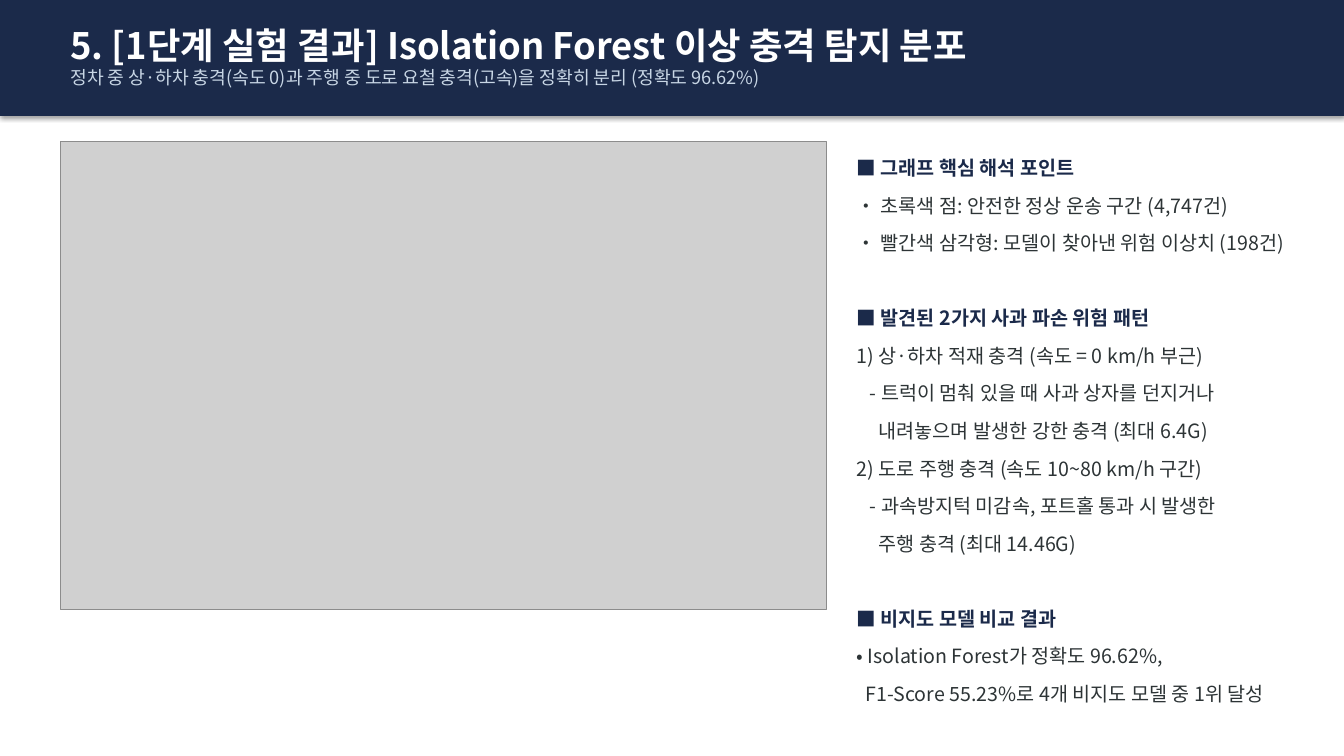
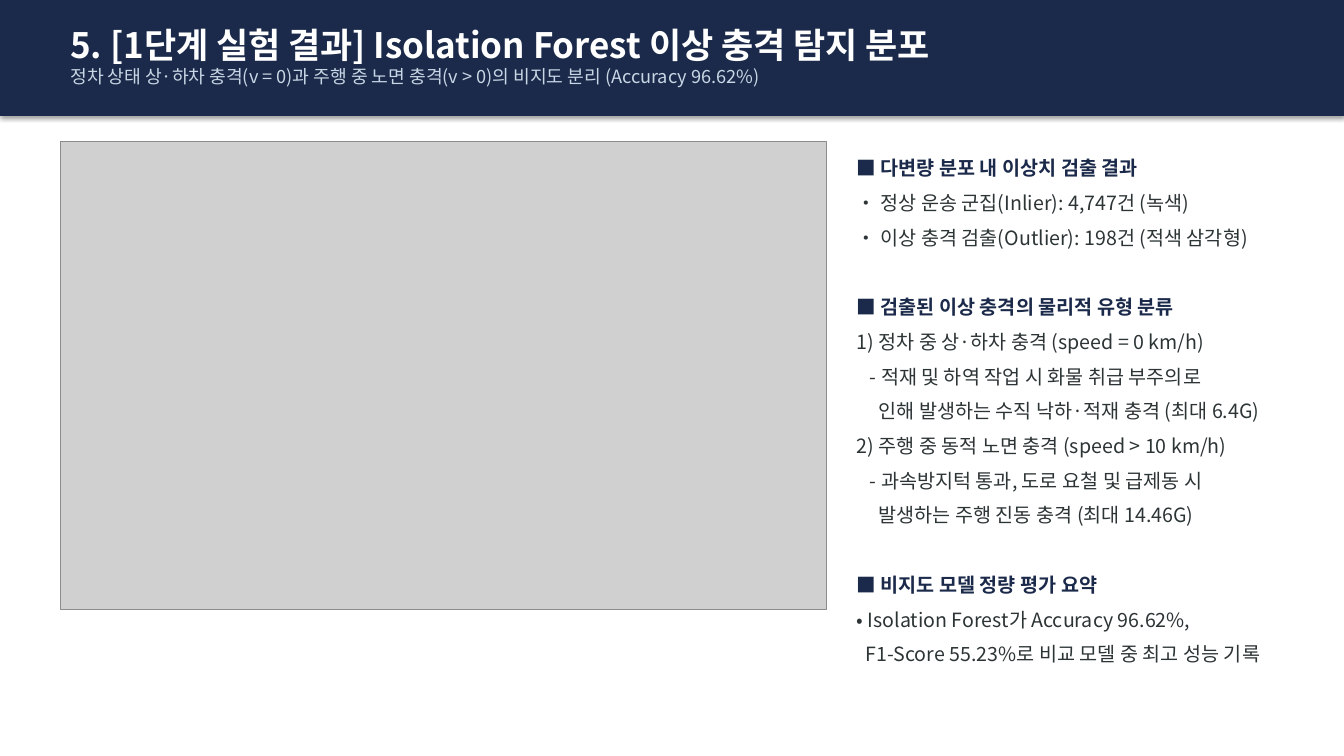
Before and after one commit to sungmin9910/prediction, a slide deck: slide 6 of 사과_운송_이상충격_예측_발표자료.pptx. Drawn at 1344x756 pixels with LibreOffice and Linux fonts; fonts in the diff are those of the drawing; grey boxes stand for pictures. Boxes give left, top, right and bottom in pixels: in the first picture for what was removed or moved away, otherwise in the second. Text is boxed around its words. In the diff, an @@ line names an element or a change of style, - is before the commit and + after.

```diff
--- a/사과_운송_이상충격_예측_발표자료.pptx
+++ b/사과_운송_이상충격_예측_발표자료.pptx
@@ text at [70, 28, 930, 64]: size 26 to 25 pt in "5. [1단계 실험 결과] Isolation Forest 이상 ..." @@
@@ text at [70, 68, 759, 87]: text changed @@
-정차 중 상·하차 충격(속도 0)과 주행 중 도로 요철 충격(고속)을 정확히 분리 (정확도 96.62%)
+정차 상태 상·하차 충격(v = 0)과 주행 중 노면 충격(v > 0)의 비지도 분리 (Accuracy 96.62%)
@@ text at [857, 158, 1260, 663]: text changed @@
-■ 그래프 핵심 해석 포인트
-• 초록색 점: 안전한 정상 운송 구간 (4,747건)
-• 빨간색 삼각형: 모델이 찾아낸 위험 이상치 (198건)
-■ 발견된 2가지 사과 파손 위험 패턴
-1) 상·하차 적재 충격 (속도 = 0 km/h 부근)
-- 트럭이 멈춰 있을 때 사과 상자를 던지거나
-내려놓으며 발생한 강한 충격 (최대 6.4G)
-2) 도로 주행 충격 (속도 10~80 km/h 구간)
-- 과속방지턱 미감속, 포트홀 통과 시 발생한
-주행 충격 (최대 14.46G)
-■ 비지도 모델 비교 결과
-• Isolation Forest가 정확도 96.62%,
-F1-Score 55.23%로 4개 비지도 모델 중 1위 달성
+■ 다변량 분포 내 이상치 검출 결과
+• 정상 운송 군집(Inlier): 4,747건 (녹색)
+• 이상 충격 검출(Outlier): 198건 (적색 삼각형)
+■ 검출된 이상 충격의 물리적 유형 분류
+1) 정차 중 상·하차 충격 (speed = 0 km/h)
+- 적재 및 하역 작업 시 화물 취급 부주의로
+인해 발생하는 수직 낙하·적재 충격 (최대 6.4G)
+2) 주행 중 동적 노면 충격 (speed > 10 km/h)
+- 과속방지턱 통과, 도로 요철 및 급제동 시
+발생하는 주행 진동 충격 (최대 14.46G)
+■ 비지도 모델 정량 평가 요약
+• Isolation Forest가 Accuracy 96.62%,
+F1-Score 55.23%로 비교 모델 중 최고 성능 기록
```
Also in this commit, not shown: 9 other slides changed, 1 other file.
